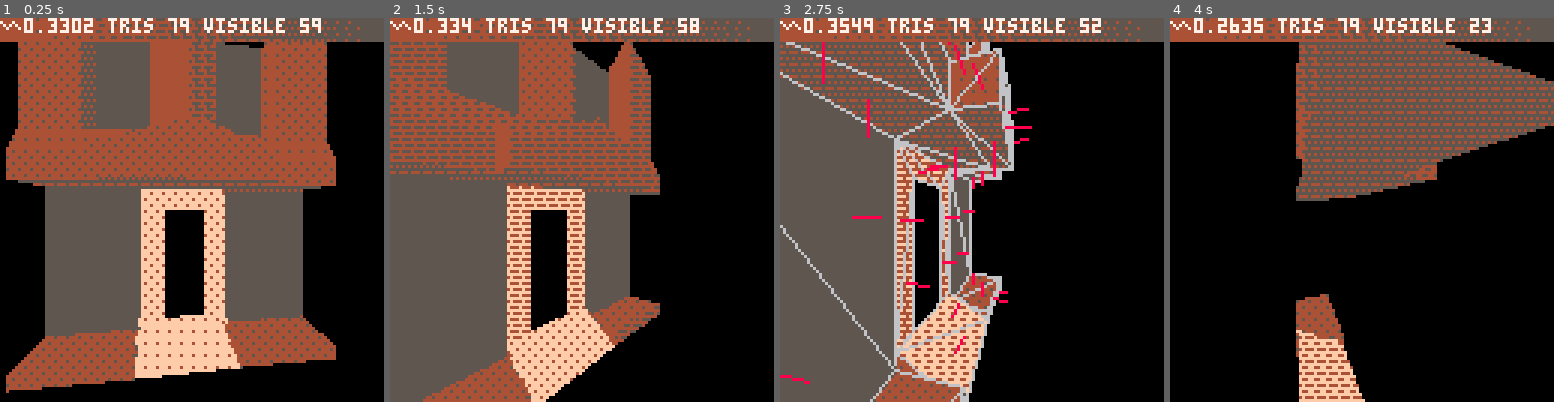
Above: before the commit, frames 1-4 (left to right).
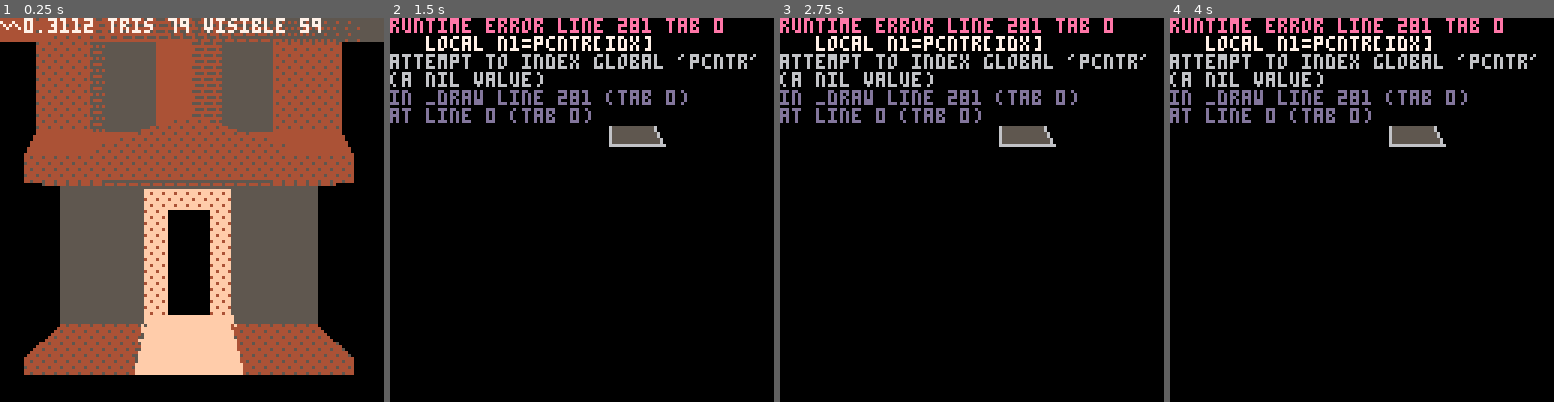
Above: after the commit, the same moments.

Repository: yourykiki/pico8
Game: PICO-8 cartridge model_nab.p8
Two runs of this game, one before a commit and one after it. Both use one fixed random seed, a clock stepped at 60 frames per second and the inputs below.
Inputs:
- Up to frame 1 (0.25 s): no input
- Up to frame 2 (1.5 s): tap X (X key) at 0.33, 1.07 s
- Up to frame 3 (2.75 s): hold Right 1.6-2.1 s; hold P2 Left 1.6-2.1 s; tap X (X key) at 1.85 s; hold Up 2.15-2.42 s; hold P2 Down 2.15-2.42 s; hold Right from 2.47 s (still down); hold P2 Left from 2.47 s (still down)
- Up to frame 4 (4 s): tap X (X key) at 2.97 s; release Right at 3.03 s; release P2 Left at 3.03 s; hold Left 3.08-3.58 s; hold P2 Right 3.08-3.58 s; hold Down 3.63-3.97 s; hold P2 Up 3.63-3.97 s

The runs differ from the first frame. In frame 1, 14% of the frame differs, in the area x 1-93%, y 0-98%; in frame 2, 63%, in the area x 0-100%, y 0-100%; in frame 3, 57%; in frame 4, 32%.
Error after the commit: runtime error line 281 tab 0; local n1=pcntr[idx]; attempt to index global 'pcntr' (a nil value)

Commit message:
fps-like Camera (#13)
fps-like camera with rotation, strafe and full matrix quick inverse

Diff:
--- a/model_nab.p8
+++ b/model_nab.p8
@@ -5,6 +5,9 @@
 
 local cam,scl,wf,t={},3,false,0
 local norms,fcntrs,fnorms={},{},{}
+--
+local v_up={0,1,0}
+
 local vrtx={
  {-48,4,16},{-16,4,16},{-16,4,0},{-48,4,0},
  {-16,0,16},{-16,0,0},{-48,0,0},
@@ -84,16 +87,33 @@
  return {
   pos={0,48,-56},
   ang=0.25,
+  m={},
+  --move forward
   mf=function(self,v)
    local p,a=self.pos,self.ang
    p[1]=p[1]+cos(a)*v
    p[3]=p[3]-sin(a)*v
    self.pos=p
   end,
+  --side back
   sb=function(self,v)
    local p,a=self.pos,self.ang
    p[1]=p[1]-cos(a)*v
    p[3]=p[3]+sin(a)*v
+   self.pos=p
+  end,
+  --strafe left
+  sl=function(self,v)
+   local p,a=self.pos,self.ang
+   p[1]=p[1]-cos(a-0.25)*v
+   p[3]=p[3]+sin(a-0.25)*v
+   self.pos=p
+  end,
+  --strafe right
+  sr=function(self,v)
+   local p,a=self.pos,self.ang
+   p[1]=p[1]-cos(a+0.25)*v
+   p[3]=p[3]+sin(a+0.25)*v
    self.pos=p
   end,
   projiso=function(self,vrtx)
@@ -107,17 +127,33 @@
    end
    return vert
   end,
+  upd_m=function(self)
+-- local m_camroty=m_makeroty(cam.a)
+--	local v_lookdir=m_x_v(m_camroty,{0,0,1})
+--	local v_target=v_add(cam.pos,v_lookdir)
+
+    local m_vw=
+     make_m_from_v_angle(v_up,self.ang)
+    m_vw[13],m_vw[14],m_vw[15]=
+     self.pos[1],self.pos[2],self.pos[3]
+    --2 m_inv(m_vw)
+    m_qinv(m_vw)
+    self.m=m_vw
+    --2 self.m=m_x_m(m_vw,{
+    --2  1,0,0,0,
+    --2  0,1,0,0,
+    --2  0,0,1,0,
+    --2  -self.pos[1],-self.pos[2],-self.pos[3],1
+    --2 })
+  end,
   proj=function(self,vrtx)
    local vert={}
    for i=1,#vrtx do
     local v=vrtx[i]
-    local x,y,z=v[1]-self.pos[1],
-     v[2]-self.pos[2],
-     v[3]-self.pos[3]
-    local w=63.5/z
+    local w=63.5/v[3]
     vert[i]={
-     63.5+flr(w*x),
-     63.5-flr(w*y)
+     63.5+flr(w*v[1]),
+     63.5-flr(w*v[2])
     }
    end
    return vert
@@ -156,31 +192,38 @@
 end
 function _update()
  t+=0.01
- if (btn(⬆️)) cam:mf(0.5)
- if (btn(⬇️)) cam:sb(0.5)
- if (btn(⬅️)) cam.ang-=0.01
- if (btn(➡️)) cam.ang+=0.01
- if (btn(⬆️,1)) cam.pos[2]+=1
- if (btn(⬇️,1)) cam.pos[2]-=1
+ if (btn(⬆️,1)) cam:mf(1.25)
+ if (btn(⬇️,1)) cam:sb(1.25)
+ if (btn(⬅️)) cam.ang+=0.005
+ if (btn(➡️)) cam.ang-=0.005
+ if (btn(⬆️)) cam.pos[2]+=1
+ if (btn(⬇️)) cam.pos[2]-=1
+ if (btn(⬅️,1)) cam:sl(1.25)
+ if (btn(➡️,1)) cam:sr(1.25)
  if (btnp(❎)) wf=not wf
 end
 
 function _draw()
  cls""
- -- transformation
+ -- model transformation
 	//ftheta += 1.0f * felapsedtime; // uncomment to spin me right round baby right round
 	local m_rotz,m_roty,m_tran=
 	 m_makerotz(1),
-	 m_makeroty(t*0.25),
+	 m_makeroty(0),--t*0.25
   m_maketran(0,0,0)
 
  m_wrld={1,0,0,0, 0,1,0,0, 0,0,1,0, 0,0,0,1}
 	m_wrld=m_x_m(m_rotz,m_roty)
 	m_wrld=m_x_m(m_wrld,m_tran)
 
-	local v_wrld={}
+	-- camera
+ cam:upd_m()
+	local v_view,v_wrld={},{}
+
 	for v in all(vrtx) do
-	 add(v_wrld,m_x_v(m_wrld,v))
+ 	local tmp=m_x_v(m_wrld,v)
+	 add(v_wrld,tmp)
+  add(v_view,m_x_v(cam.m,tmp))
 	end
 
 	--should be usefull only for
@@ -188,12 +231,12 @@
 	init_norm(v_wrld)
 
  -- proj
- local proj=cam:proj(v_wrld)
- local pcntr=cam:proj(fcntrs)
- local pnorm=cam:proj(fnorms)
-
-
- -- testing visibles
+ local proj=cam:proj(v_view)
+-- local pcntr=cam:proj(fcntrs)
+-- local pnorm=cam:proj(fnorms)
+
+
+ -- tofix testing visibles
  local vistris={}
  for i=1,#tris,4 do
   local idx=(i-1)/4+1
@@ -212,8 +255,7 @@
  -- sorting visible tris
  shellsort(vistris)
 
- --local lgt={0,0,1}
- local a=cam.ang
+ --light
  local lgt={1,-1,1}
  v_normz(lgt)
 
@@ -343,10 +385,23 @@
 function v_dot(a,b)
  return a[1]*b[1]+a[2]*b[2]+a[3]*b[3]
 end
-
-
---
-local v_up={0,1,0}
+function m_qinv(m)
+ m[2],m[5]=m[5],m[2]
+ m[3],m[9]=m[9],m[3]
+ m[7],m[10]=m[10],m[7]
+ local px,py,pz=
+  m[13],m[14],m[15]
+ m[13],m[14],m[15]=
+  -(px*m[1]+py*m[5]+pz*m[9]),
+  -(px*m[2]+py*m[6]+pz*m[10]),
+  -(px*m[3]+py*m[7]+pz*m[11])
+end
+function m_inv(m)
+ m[2],m[5]=m[5],m[2]
+ m[3],m[9]=m[9],m[3]
+ m[7],m[10]=m[10],m[7]
+end
+
 -- matrix x vector
 function m_x_v(m,v)
  local x,y,z=v[1],v[2],v[3]
@@ -399,6 +454,19 @@
   0,1,0,0,
   0,0,1,0,
   x,y,z,1
+ }
+end
+
+function make_m_from_v_angle(up,ang)
+ local fwd={cos(ang),0,-sin(ang)}
+ local right=v_cross(up,fwd)
+ v_normz(right)
+ fwd=v_cross(right,up)
+ return {
+  right[1],right[2],right[3],0,
+  up[1],up[2],up[3],0,
+  fwd[1],fwd[2],fwd[3],0,
+  0,0,0,1
  }
 end
 -->8
